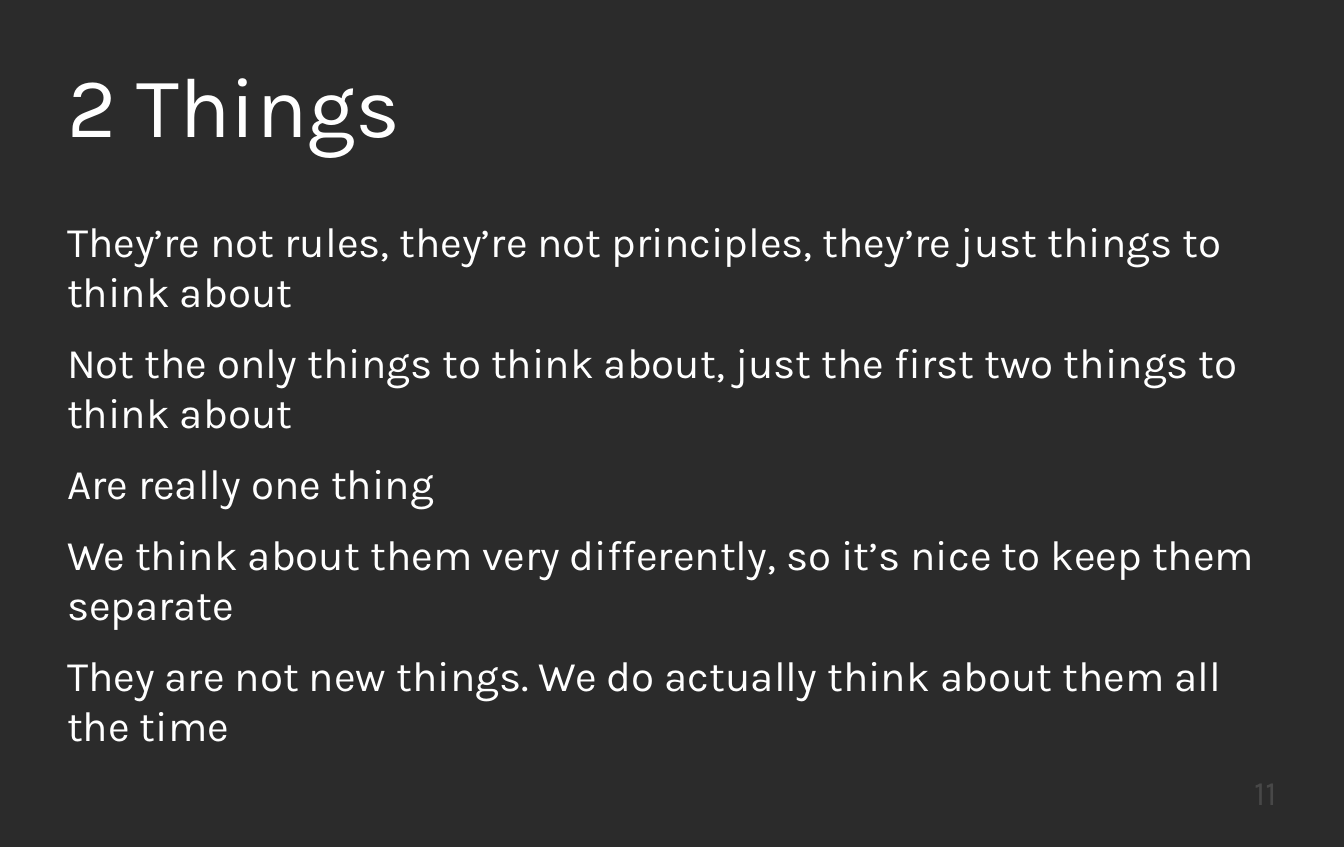
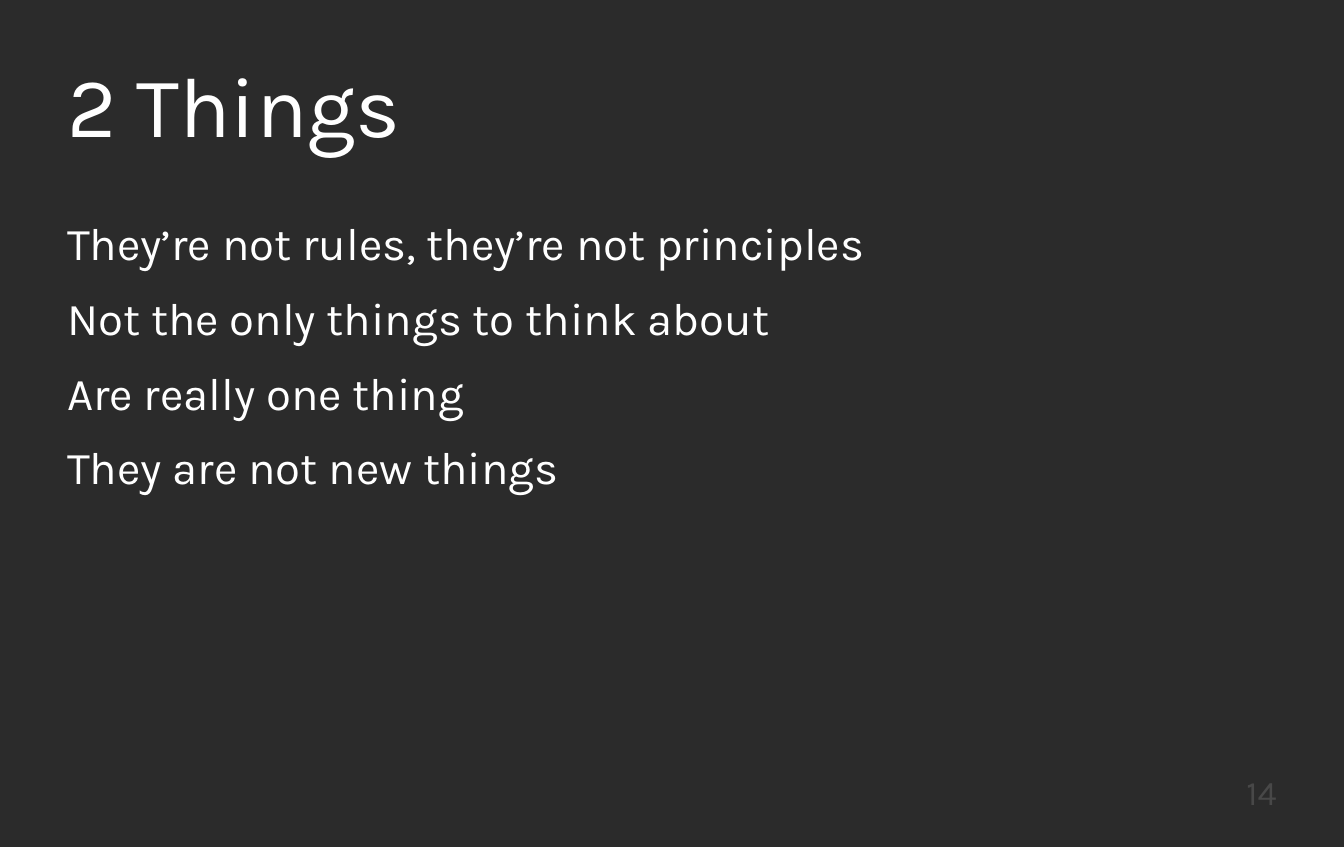
Before and after one commit to KayEss/cpp-designing4performance, a slide deck: slide 14 of slides/Designing APIs For Performance.odp (slide 11 before the commit). Drawn at 1344x847 pixels with LibreOffice and Linux fonts; fonts in the diff are those of the drawing; background and template pictures are left out; a plain dark background stands for a picture behind light text. Boxes give left, top, right and bottom in pixels: in the first picture for what was removed or moved away, otherwise in the second. Text is boxed around its words. In the diff, an @@ line names an element or a change of style, - is before the commit and + after.

Commit message:
Add final slide

```diff
--- a/slides/Designing APIs For Performance.odp
+++ b/slides/Designing APIs For Performance.odp
@@ text at (67, 228, 864, 346): text changed; size 29.6 to 32 pt @@
-They’re not rules, they’re not principles, they’re just things to think about
-Not the only things to think about, just the first two things to think about
+They’re not rules, they’re not principles
+Not the only things to think about
@@ text at (67, 378, 464, 421): size 29.6 to 32 pt in "Are really one thing" @@
@@ text at (67, 452, 558, 495): text changed; size 29.6 to 32 pt @@
-We think about them very differently, so it’s nice to keep them separate
-They are not new things. We do actually think about them all the time
+They are not new things
@@ page number at (964, 771, 1277, 830): text changed @@
-11
+14
```
Also in this commit, not shown: 3 other slides changed, 4 slides added.
